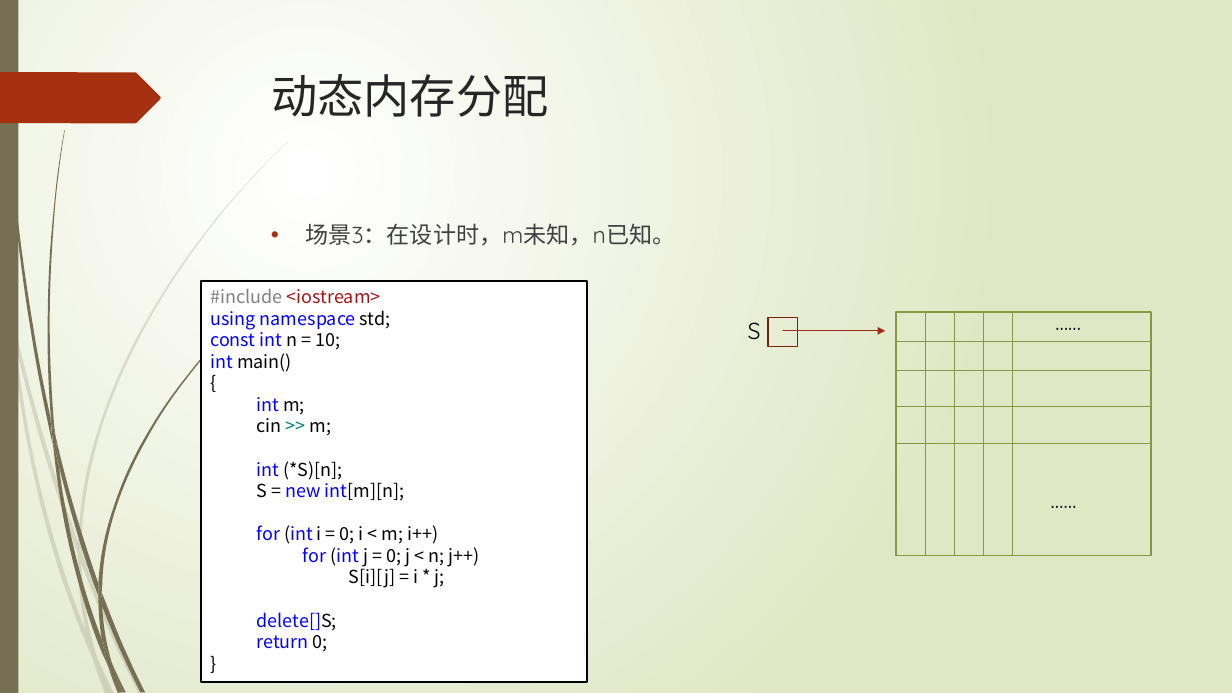
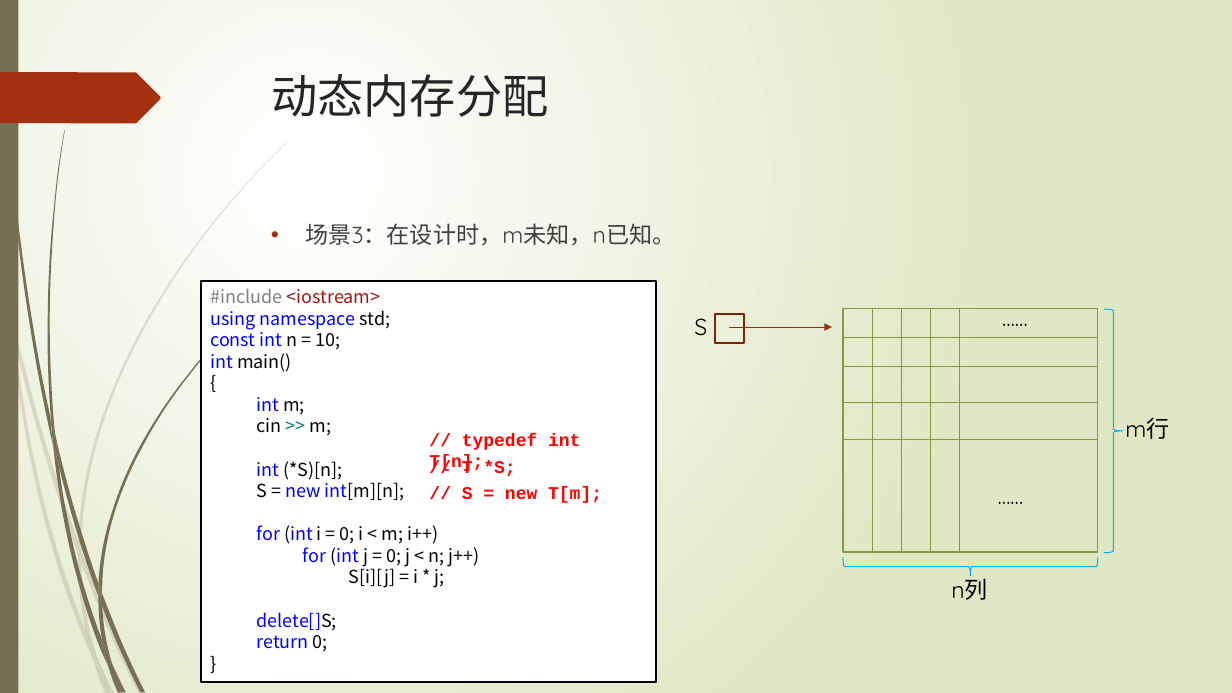
Before and after one commit to TeacherPeng/Datastruct, a slide deck: slide 16 of 教案/第00章 语言基础.pptx. Drawn at 1232x693 pixels with LibreOffice and Linux fonts; fonts in the diff are those of the drawing. Boxes give left, top, right and bottom in pixels: in the first picture for what was removed or moved away, otherwise in the second. Text is boxed around its words. In the diff, an @@ line names an element or a change of style, - is before the commit and + after.

```diff
--- a/教案/第00章 语言基础.pptx
+++ b/教案/第00章 语言基础.pptx
@@ rectangle "#include <iostream>": place and size @@
-rectangle "#include <iostream>" at [201,281,587,682]
+rectangle "#include <iostream>" at [201,281,657,682]
@@ 2 texts, 1 line: place and size @@
-2 texts, 1 line at [748,303,1112,555]
+2 texts, 1 line at [694,299,1059,552]
@@ text added at [429,433,580,473], 14 pt, text #FF0000, bold @@
+// typedef int T[n];
@@ 7 lines, 2 rectangles, 1 text, 1 arrow: place and size @@
-7 lines, 2 rectangles, 1 text, 1 arrow at [768,312,1152,556]
+7 lines, 2 rectangles, 1 text, 1 arrow at [715,309,1098,553]
@@ text added at [462,461,515,477], 14 pt, text #FF0000, bold @@
+// T *S;
@@ text added at [462,487,602,503], 14 pt, text #FF0000, bold @@
+// S = new T[m];
@@ group added at [843,310,1169,600]: 2 right braces, 2 texts @@
+m行
+n列
```
Also in this commit, not shown: 3 other slides changed, 2 other files.
